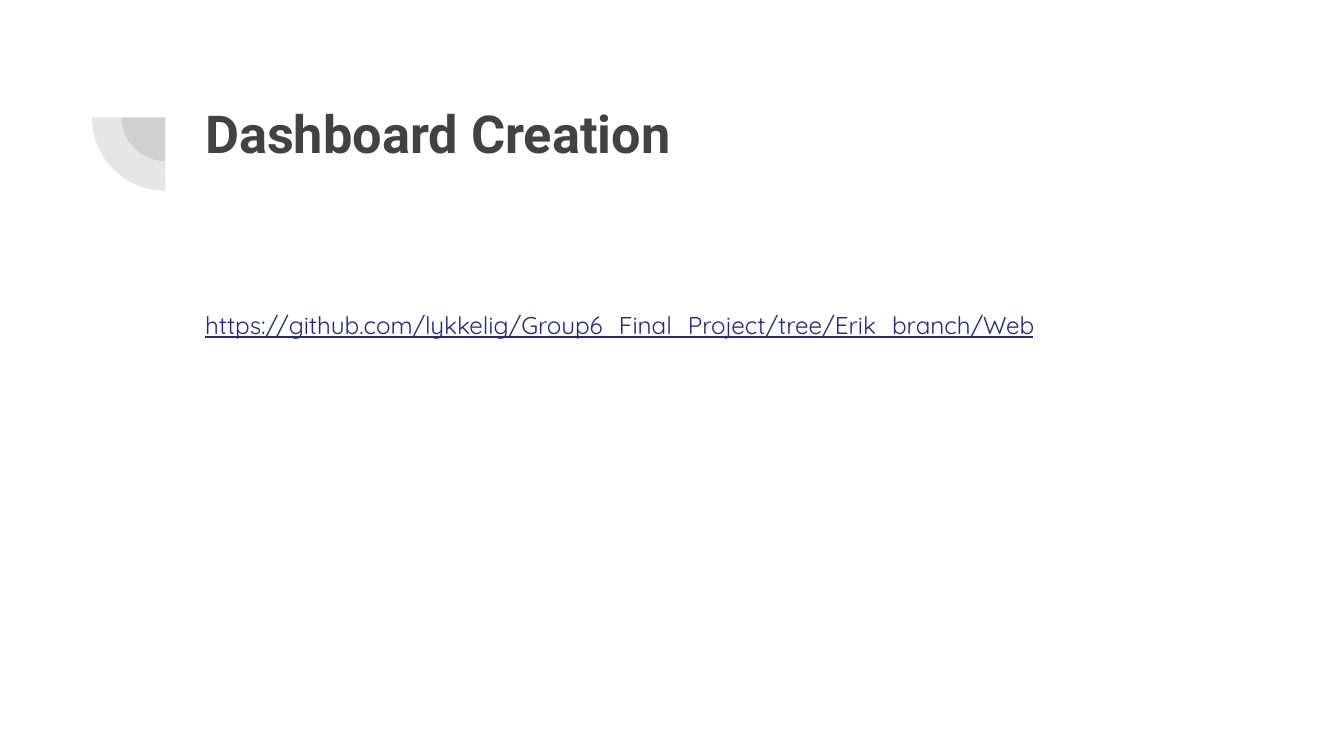
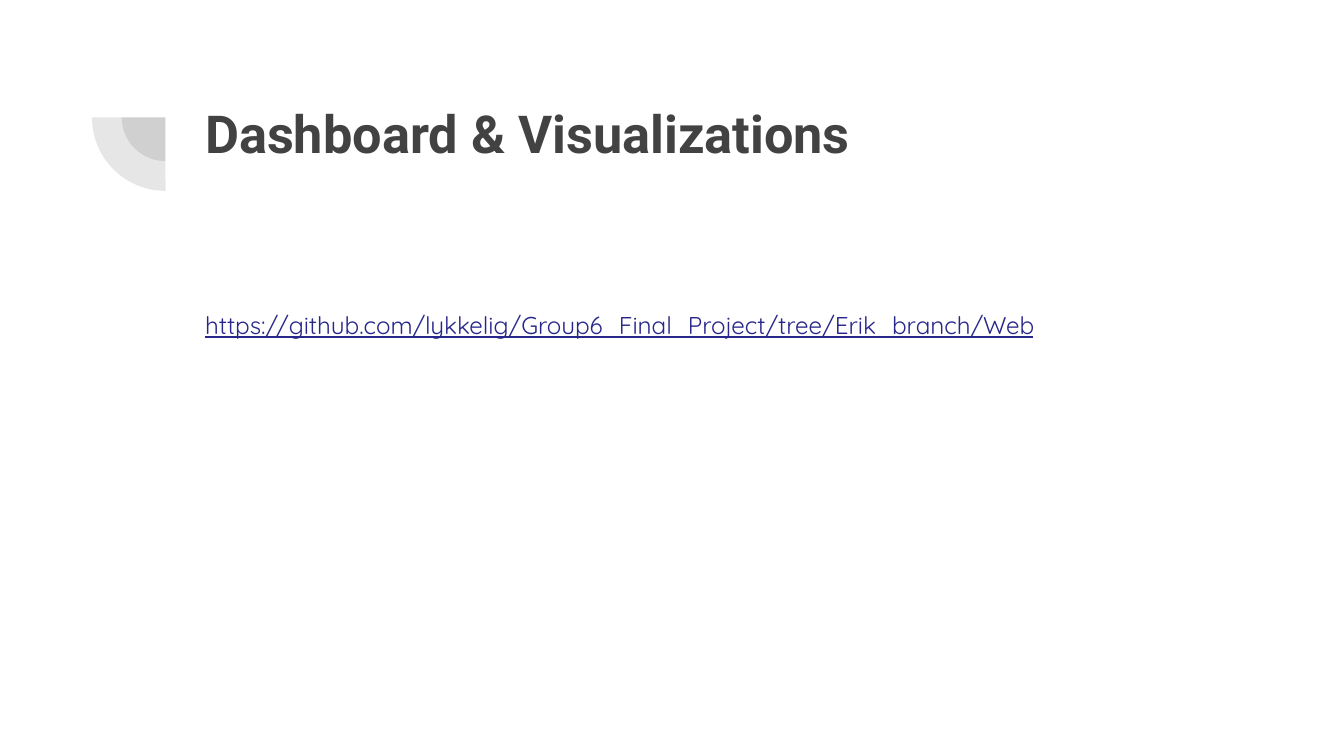
Before and after one commit to lykkelig/Group6_Final_Project, a slide deck: slide 16 of Presentation/Final Project Presentation.pptx (slide 15 before the commit). Drawn at 1344x756 pixels with LibreOffice and Linux fonts; fonts in the diff are those of the drawing. Boxes give left, top, right and bottom in pixels: in the first picture for what was removed or moved away, otherwise in the second. Text is boxed around its words. In the diff, an @@ line names an element or a change of style, - is before the commit and + after.

```diff
--- a/Presentation/Final Project Presentation.pptx
+++ b/Presentation/Final Project Presentation.pptx
@@ title at <box>205,114,849,154</box>: text changed @@
-Dashboard Creation
+Dashboard & Visualizations
```
Also in this commit, not shown: 7 other slides changed, 3 slides added, 3 slides removed, 2 other files.
